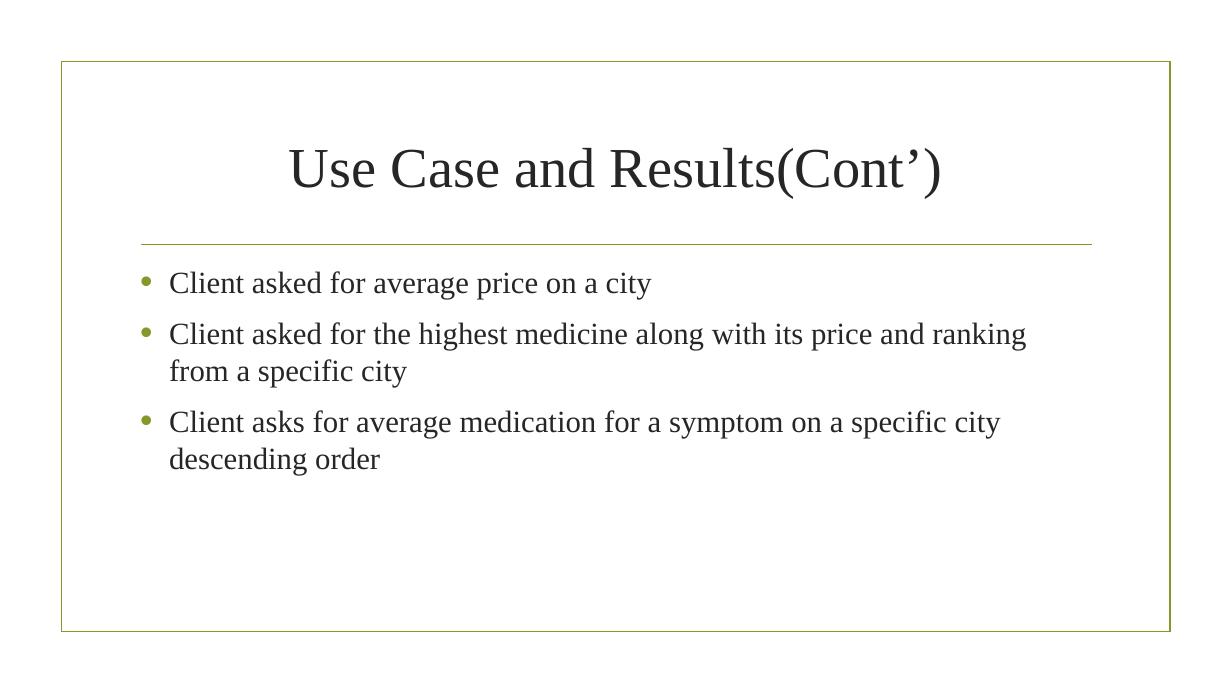
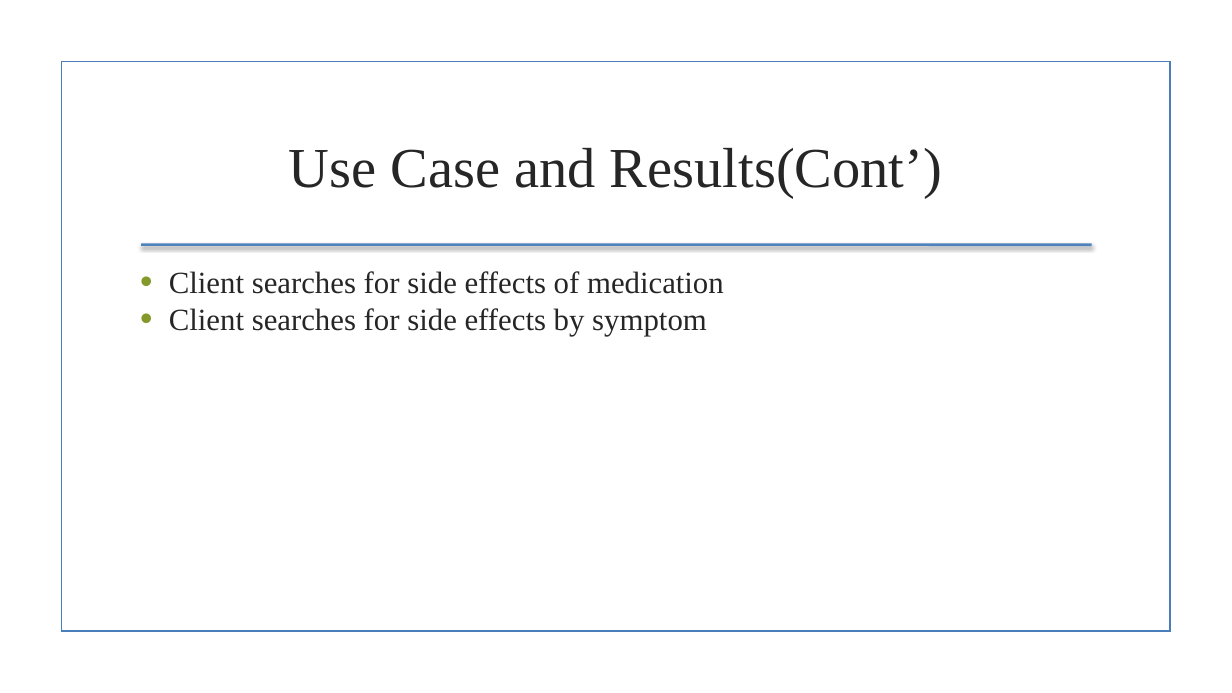
Before and after one commit to jensenj5/DB, a slide deck: slide 7 of Medication recommendation.pptx. Drawn at 1232x693 pixels with LibreOffice and Linux fonts; fonts in the diff are those of the drawing; background and template pictures are left out. Boxes give left, top, right and bottom in pixels: in the first picture for what was removed or moved away, otherwise in the second. Text is boxed around its words. In the diff, an @@ line names an element or a change of style, - is before the commit and + after.

```diff
--- a/Medication recommendation.pptx
+++ b/Medication recommendation.pptx
@@ rectangle at (61, 62, 1170, 632): outline #83992A 1.25 pt to #4B7EBC 1.25 pt @@
@@ line (141, 245) - (1092, 245): stroke #83992A 1.25 pt to #4F81BD 2 pt @@
@@ text at (169, 271, 724, 336): text changed @@
-• Client asked for average price on a city
-• Client asked for the highest medicine along with its price and ranking from a specific city
-• Client asks for average medication for a symptom on a specific city descending order
+• Client searches for side effects of medication
+• Client searches for side effects by symptom
```
Also in this commit, not shown: 6 other slides changed, 3 slides removed, 27 other files.
